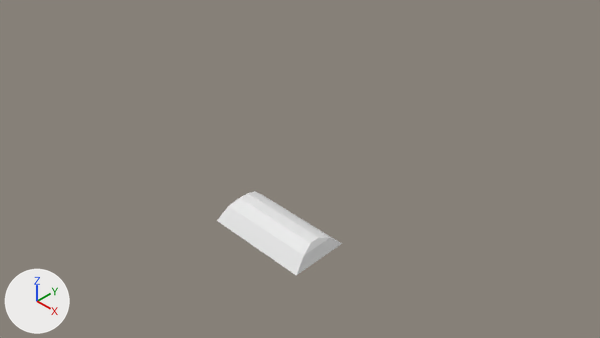
An edit to the Blender file Models/Case.blend, drawn before and after from the same camera.
Both versions are drawn from the file's camera 'Camera'. Arrows for +X, +Y and +Z are at lower left; the lights stay in place.
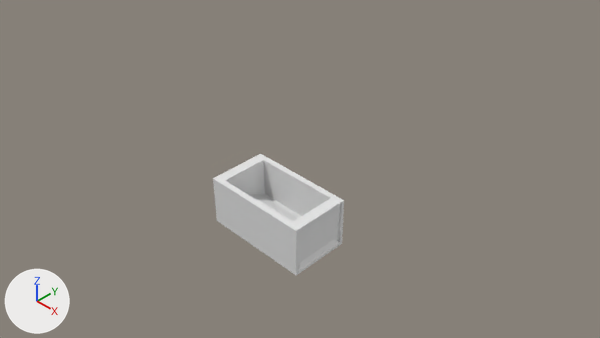
Boxes [x1, y1, x2, y2] around the edits, measured in the pictures (600 x 338 px):
'Cube.001', shown
    after: [213, 154, 344, 275]
'Cube.002', unchanged, covered by the edit
    before: [217, 191, 342, 275]
    after: [249, 194, 340, 272]

The change in detail:
Object 'Cube.001' (ob_cube_001) is now shown.
